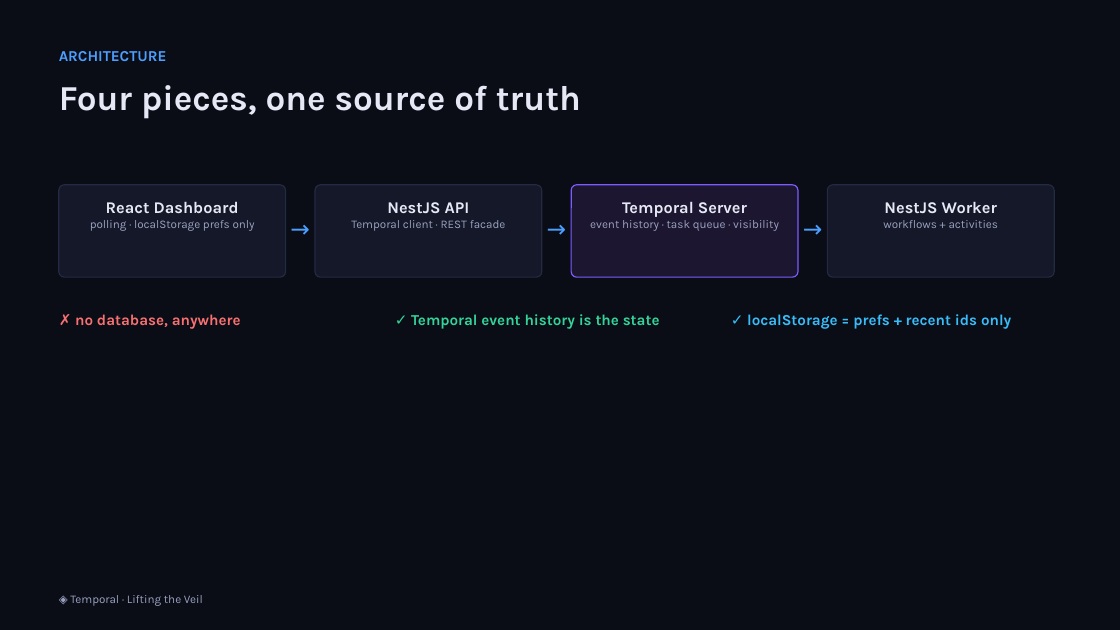
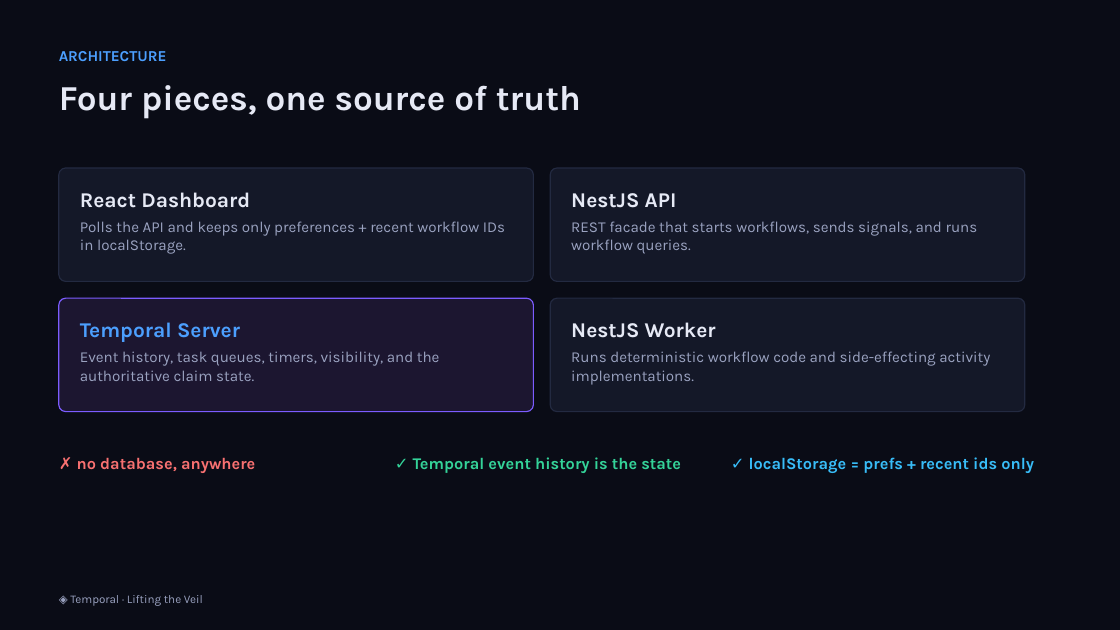
Before and after one commit to simy307/temporal-claims-demo, a slide deck: slide 13 of presentation/Lifting-the-Veil-Temporal-Talk.pptx. Drawn at 1120x630 pixels with LibreOffice and Linux fonts; fonts in the diff are those of the drawing. Boxes give left, top, right and bottom in pixels: in the first picture for what was removed or moved away, otherwise in the second. Text is boxed around its words. In the diff, an @@ line names an element or a change of style, - is before the commit and + after.

```diff
--- a/presentation/Lifting-the-Veil-Temporal-Talk.pptx
+++ b/presentation/Lifting-the-Veil-Temporal-Talk.pptx
@@ rounded rectangle: place and size @@
-rounded rectangle at bbox=[59, 185, 286, 277]
+rounded rectangle at bbox=[59, 168, 534, 281]
@@ rounded rectangle: place and size @@
-rounded rectangle at bbox=[828, 185, 1054, 277]
+rounded rectangle at bbox=[550, 168, 1025, 281]
@@ text at bbox=[80, 192, 250, 208]: size 14 to 18 pt in "React Dashboard"; alignment centre to left @@
@@ text "React Dashboard": place and size @@
-text "React Dashboard" at bbox=[90, 201, 255, 231]
+text "React Dashboard" at bbox=[80, 192, 505, 254]
@@ rounded rectangle removed at bbox=[315, 185, 542, 277] @@
@@ text removed at bbox=[351, 202, 506, 231] @@
-NestJS API
-Temporal client · REST facade
@@ text added at bbox=[571, 193, 978, 254], 13 pt, text #9AA2C0 @@
+NestJS API
+REST facade that starts workflows, sends signals, and runs workflow queries.
@@ text removed at bbox=[883, 201, 998, 228] @@
-NestJS Worker
-workflows + activities
@@ text at bbox=[80, 221, 505, 254]: text changed; size 10 to 13 pt @@
-polling · localStorage prefs only
+Polls the API and keeps only preferences + recent workflow IDs in localStorage.
@@ text removed at bbox=[286, 214, 315, 256] @@
-→
@@ text removed at bbox=[542, 214, 571, 256] @@
-→
@@ text removed at bbox=[798, 214, 828, 256] @@
-→
@@ rounded rectangle added at bbox=[59, 298, 534, 412], fill #1C1630, outline #7C5CFF 1 pt @@
@@ rounded rectangle: place and size @@
-rounded rectangle at bbox=[571, 185, 798, 277]
+rounded rectangle at bbox=[550, 298, 1025, 412]
@@ rounded rectangle at bbox=[550, 298, 1025, 412]: fill #1C1630 to #141828; outline #7C5CFF 1 pt to #232A41 1 pt @@
@@ text at bbox=[80, 322, 240, 342]: size 14 to 18 pt, text colour #E6E9F5 to #4C9FFE in "Temporal Server"; alignment centre to left @@
@@ text "Temporal Server": place and size @@
-text "Temporal Server" at bbox=[590, 201, 779, 231]
+text "Temporal Server" at bbox=[80, 322, 440, 381]
@@ text added at bbox=[571, 322, 990, 385], 13 pt, text #9AA2C0 @@
+NestJS Worker
+Runs deterministic workflow code and side-effecting activity implementations.
@@ text at bbox=[80, 351, 440, 381]: text changed; size 10 to 13 pt @@
-event history · task queue · visibility
+Event history, task queues, timers, visibility, and the authoritative claim state.
@@ 3 texts: place and size @@
-3 texts at bbox=[75, 314, 1011, 329]
+3 texts at bbox=[77, 457, 1034, 473]
@@ size 13 to 14 pt in 3 elements at bbox=[77, 457, 255, 473], bbox=[413, 457, 681, 473], bbox=[749, 457, 1034, 473] @@
```
Also in this commit, not shown: 7 other slides changed, 4 other files.
